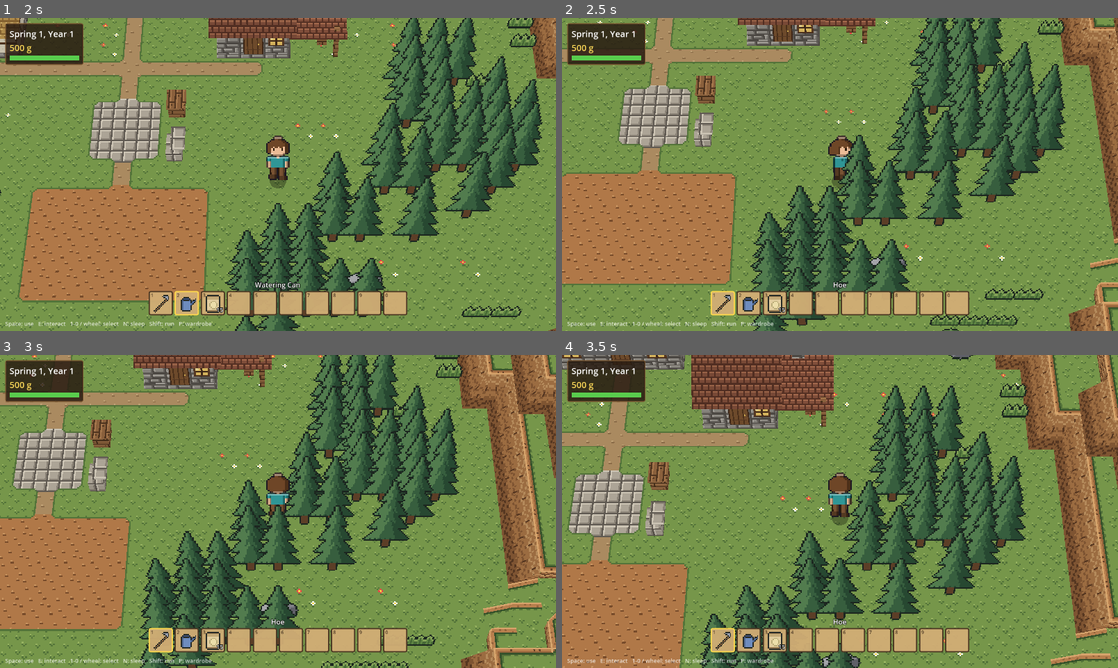
Above: before the commit, frames 1-4 (two rows, left to right).
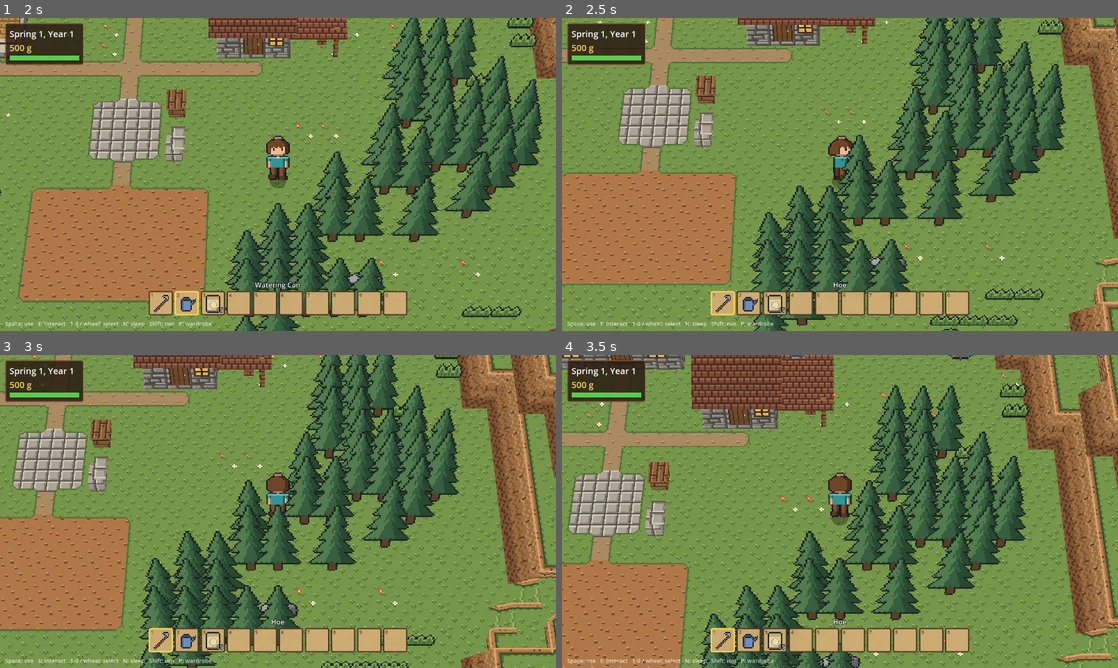
Above: after the commit, the same moments.

Repository: grimechristopher/procedural-game
Game: Godot game, scene res://scenes/main.tscn
Same seed, same stepped clock (60 frames per second), same inputs: the game is played once before the commit and once after it.
Inputs (mouse positions are in pixels of both pictures, inside the frame that each line leads up to):
- Up to frame 1 (2 s): tap Enter (ui_accept) at 0.5, 0.77, 1.52 s; move the mouse to (400, 158) at 0.52 s; hold D (move_right) 0.53-1.28 s; hold Shift (run) 0.53-1.28 s; click (400, 158) at 0.67 s; move the mouse to (166, 190) at 1.27 s; hold S (move_down) from 1.28 s (still down); tap Mouse wheel down (hotbar_next) at 1.35 s; tap Shift (run) at 1.55 s
- Up to frame 2 (2.5 s): move the mouse to (895, 105) at 2.02 s; release S (move_down) at 2.03 s; hold D (move_right) from 2.03 s (still down); hold Mouse wheel up (hotbar_prev) from 2.03 s (still down); tap Shift (run) at 2.3 s
- Up to frame 3 (3 s): move the mouse to (250, 574) at 2.77 s; release D (move_right) at 2.78 s; release Mouse wheel up (hotbar_prev) at 2.78 s; hold W (move_up) from 2.78 s (still down); tap E (interact) at 2.85 s; click (250, 574) at 2.92 s
- Up to frame 4 (3.5 s): keep holding W (move_up); tap Enter (ui_accept) at 3.02 s; tap Shift (run) at 3.05 s

Frame 1 is identical in both runs. In frame 2, less than 0.1% of the frame differs, in the area x 95-100%, y 70-85%; in frame 3, 0.2%, in the area x 86-97%, y 72-88%; in frame 4, 0.2%.

Commit message:
Contour lines on ramps; ramp side bands taper out at the foot
Ramps were shaded within a few percent of flat grass, so a one-cell ramp
read as two stray lines. A see-through contour-line tile is laid over each
ramp quarter, across the climb and short of the bands. Where the ground
beside a ramp is level with its foot, the side band narrows to nothing
instead of stopping dead.

Co-Authored-By: Claude Opus 5.5 <noreply@anthropic.com>
Claude-Session: https://claude.ai/code/session_01QBAyNdiLYtBbpQzeaWaTYf

Diff:
--- a/scripts/terrain_mesh.gd
+++ b/scripts/terrain_mesh.gd
@@ -42,6 +42,9 @@
 ## above it. Faces stand this far out from the cell's edge, clear of the
 ## sides of the GridMap's ground blocks.
 const LIFT := 0.003
+## Where a tapered band's outer edge is pulled in to (in tile units, from
+## the tile's top-left): past the band, so it narrows to nothing.
+const TAPER_END := 10.5 / 16.0
 const FACE_OFFSET := 0.01
 const WATER_SURFACE := -0.25
 
@@ -546,12 +549,20 @@
 		else:
 			quarter = _quarter(c, q, 0.0, band + piece, p[1], false)
 		var pts := []
-		for v in quarter[0]:
+		var taper := piece == Piece.EDGE and Vector2(q).dot(up) < 0.0 and _meets_ground(c, q)
+		for j in quarter[0].size():
+			var v: Vector3 = quarter[0][j]
 			var along: float = clampf((Vector2(v.x, v.z) - center).dot(up) + 0.5, 0.0, 1.0)
 			pts.append(Vector3(v.x, base + rise * along, v.z))
+			if taper and along < 0.01:
+				# Rule: a side's band runs out at the foot, where the face
+				# under it does: narrowed to nothing over the last quarter.
+				quarter[3][j].y = minf(quarter[3][j].y, TAPER_END)
 		quarter[0] = pts
 		quarter[1] = n
 		faces.append(quarter)
+		if piece in [Piece.CENTER, Piece.EDGE, Piece.OUTER]:
+			_slope_lines(c, q, n)
 	# The cliff's face cut to the slope, down each exposed side.
 	var face_tex: int = GridWorld.Tex.DIRT if cliffy else GridWorld.Tex.EARTH_SIDE
 	for side in [-1, 1]:
@@ -562,6 +573,37 @@
 		var a: Vector2 = center - up * 0.5 + o * 0.5
 		var b: Vector2 = center + up * 0.5 + o * 0.5
 		_slanted_face(a, b, o, base, base + rise, floor_h, face_tex)
+
+
+## Whether the edge beside the foot quarter q of ramp c comes down to the
+## ground there (the ground beside is as high as the ramp's foot).
+func _meets_ground(c: Vector2i, q: Vector2i) -> bool:
+	var r: Dictionary = ramps[c]
+	var side := Vector2i(q.x, 0) if r.up.x == 0 else Vector2i(0, q.y)
+	return _is_exposed(c, side) and not exposed[c][side][1] \
+		and exposed[c][side][0] >= r.base - 0.001
+
+
+## Contour lines across a ramp's climb, laid over the quarter of c toward
+## q so the slope reads as one; short of any cliff band along its sides.
+func _slope_lines(c: Vector2i, q: Vector2i, n: Vector3) -> void:
+	var r: Dictionary = ramps[c]
+	var up := Vector2(r.up)
+	var center := Vector2(c.x + 0.5, c.y + 0.5)
+	var reach := Vector2(0.5, 0.5)
+	if _is_exposed(c, Vector2i(q.x, 0)):
+		reach.x -= BAND
+	if _is_exposed(c, Vector2i(0, q.y)):
+		reach.y -= BAND
+	var pts := []
+	var uvs := []
+	for k in [Vector2(0, 0), Vector2(1, 0), Vector2(1, 1), Vector2(0, 1)]:
+		var p: Vector2 = center + Vector2(k.x * q.x * reach.x, k.y * q.y * reach.y)
+		var along: float = clampf((p - center).dot(up) + 0.5, 0.0, 1.0)
+		pts.append(Vector3(p.x, r.base + r.rise * along + LIFT, p.y))
+		# Tile rows run across the climb.
+		uvs.append(Vector2(p.y, p.x) if up.x != 0 else p)
+	faces.append([pts, n, GridWorld.Tex.SLOPE_LINES, uvs])
 
 
 ## A face below an edge that slopes from top_a at a to top_b at b, down to
--- a/scripts/world.gd
+++ b/scripts/world.gd
@@ -125,6 +125,8 @@
 	CLIFF_TEE, EARTH_TEE,
 	# The cliff-top pieces on bare-rock high ground: rock inside the band.
 	ROCK_EDGE, ROCK_OUTER, ROCK_INNER, ROCK_JOINT, ROCK_TEE, ROCK_DIAG,
+	# Contour lines laid over ramps, across the climb (see-through elsewhere).
+	SLOPE_LINES,
 }
 const TEX_COLS := 4
 const TEX_ROWS := 11
Binary file changed: assets/tileset.png
Not shown, changed: documentation/art/README.md
Not shown, changed: documentation/terrain/README.md
Not shown, changed: tools/make_tileset.py
